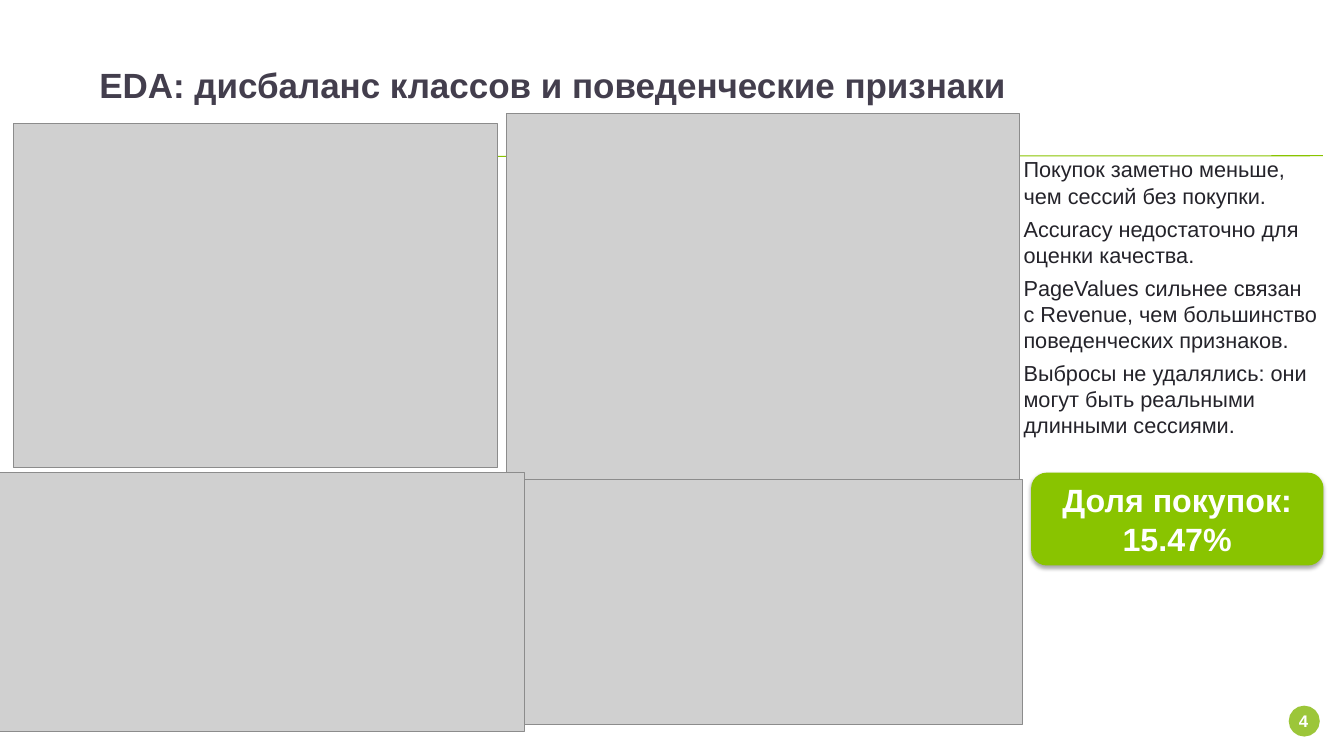
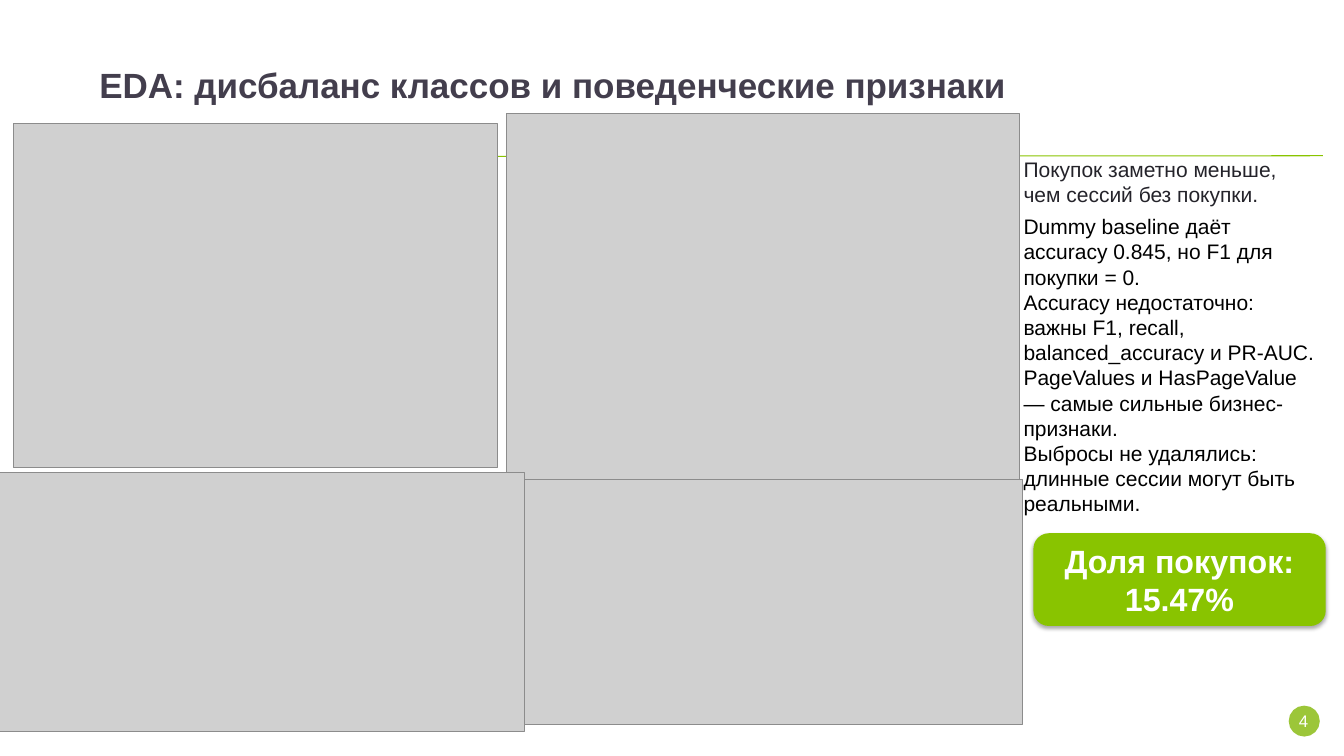
Before and after one commit to Matveycoolking/online_shoppe_predict, a slide deck: slide 4 of doc/ЗагировМатвейДенисович_ИИ. Алгоритмы машинного обучения на языке Python.pptx. Drawn at 1344x756 pixels with LibreOffice and Linux fonts; fonts in the diff are those of the drawing; grey boxes stand for pictures; background and template pictures are left out. Boxes give left, top, right and bottom in pixels: in the first picture for what was removed or moved away, otherwise in the second. Text is boxed around its words. In the diff, an @@ line names an element or a change of style, - is before the commit and + after.

```diff
--- a/doc/ЗагировМатвейДенисович_ИИ. Алгоритмы машинного обучения на языке Python.pptx
+++ b/doc/ЗагировМатвейДенисович_ИИ. Алгоритмы машинного обучения на языке Python.pptx
@@ text at (x1=1024, y1=162, x2=1277, y2=206): size 15.5 to 15 pt in "Покупок заметно меньше, чем сессий без покупки." @@
@@ text at (x1=1024, y1=218, x2=1314, y2=516): text changed; size 15.5 to 15 pt; text colour #24232A to #000000 @@
-Accuracy недостаточно для оценки качества.
-PageValues сильнее связан с Revenue, чем большинство поведенческих признаков.
-Выбросы не удалялись: они могут быть реальными длинными сессиями.
+Dummy baseline даёт accuracy 0.845, но F1 для покупки = 0.
+Accuracy недостаточно: важны F1, recall, balanced_accuracy и PR-AUC.
+PageValues и HasPageValue — самые сильные бизнес-признаки.
+Выбросы не удалялись: длинные сессии могут быть реальными.
@@ rounded rectangle "Доля покупок: 15.47%" moved from (x1=1031, y1=473, x2=1324, y2=566) to (x1=1033, y1=533, x2=1326, y2=626) @@
@@ text "4" at (x1=1299, y1=715, x2=1308, y2=727): bold off @@
```
Also in this commit, not shown: 10 other slides changed, 2 slides added, 1 slide removed, 6 other files.
